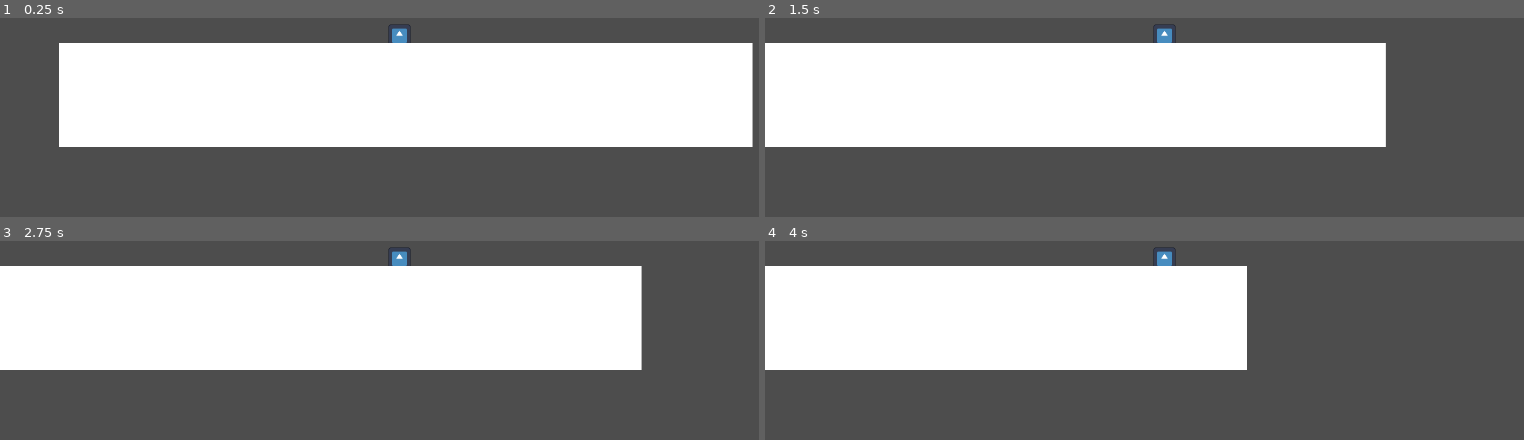
Above: before the commit, frames 1-4 (two rows, left to right).
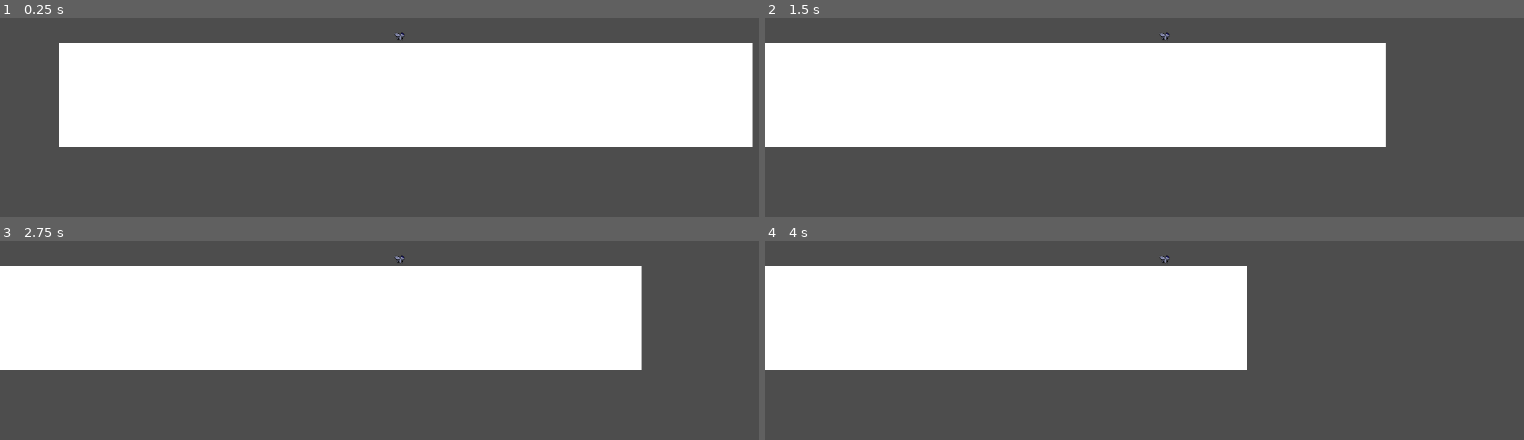
Above: after the commit, the same moments.

Repository: elijahzins/2DPlatfomer
Game: Godot game, scene res://player.tscn
The game is run twice, just before and just after one commit, with the same random seed, the same clock (stepped at 60 frames per second) and the same inputs. The engine's default icon, where the game draws it, is replaced by a stand-in: a white triangle on a blue panel in a dark square.
Inputs:
- Up to frame 1 (0.25 s): no input
- Up to frame 2 (1.5 s): tap Enter (ui_accept) at 0.5, 0.77 s; hold Right (ui_right) from 0.53 s (still down)
- Up to frame 3 (2.75 s): tap Enter (ui_accept) at 1.52 s; release Right (ui_right) at 2.03 s; hold Left (ui_left) from 2.03 s (still down)
- Up to frame 4 (4 s): release Left (ui_left) at 2.78 s; hold Right (ui_right) from 2.78 s (still down); tap Enter (ui_accept) at 3.02, 3.77 s

The runs differ from the first frame. In frame 1, 0.2% of the frame differs, in the area x 51-55%, y 3-13%; in frame 2, 0.2%; in frame 3, 0.2%; in frame 4, 0.2%.

Commit message:
Added Spike images and replaced default sprite

Diff:
--- a/player.tscn
+++ b/player.tscn
@@ -1,7 +1,7 @@
-[gd_scene format=3 uid="uid://e5oxlal1bvqy"]
+[gd_scene load_steps=6 format=3 uid="uid://e5oxlal1bvqy"]
 
 [ext_resource type="Script" uid="uid://c2nut0qvfe1uf" path="res://player_1.gd" id="1_onrkg"]
-[ext_resource type="Texture2D" uid="uid://c3a4skjpca0q3" path="res://icon.svg" id="2_i3pqv"]
+[ext_resource type="Texture2D" uid="uid://bus201ygnlcqi" path="res://spike/spikeStand.png" id="2_onrkg"]
 
 [sub_resource type="RectangleShape2D" id="RectangleShape2D_vonw3"]
 
@@ -11,27 +11,27 @@
 [sub_resource type="RectangleShape2D" id="RectangleShape2D_i3pqv"]
 size = Vector2(1003.5, 150)
 
-[node name="level" type="Node2D" unique_id=1188080607]
+[node name="level" type="Node2D"]
 
-[node name="player1" type="CharacterBody2D" parent="." unique_id=284845683]
+[node name="player1" type="CharacterBody2D" parent="."]
 disable_mode = 2
 script = ExtResource("1_onrkg")
 
-[node name="Sprite2D" type="Sprite2D" parent="player1" unique_id=1331885877]
+[node name="Sprite2D" type="Sprite2D" parent="player1"]
 scale = Vector2(0.25, 0.25)
-texture = ExtResource("2_i3pqv")
+texture = ExtResource("2_onrkg")
 
-[node name="CollisionShape2D" type="CollisionShape2D" parent="player1" unique_id=1848579389]
+[node name="CollisionShape2D" type="CollisionShape2D" parent="player1"]
 shape = SubResource("RectangleShape2D_vonw3")
 
-[node name="Camera2D" type="Camera2D" parent="player1" unique_id=1601095657]
+[node name="Camera2D" type="Camera2D" parent="player1"]
 
-[node name="platform" type="StaticBody2D" parent="." unique_id=1460874913]
+[node name="platform" type="StaticBody2D" parent="."]
 
-[node name="MeshInstance2D" type="MeshInstance2D" parent="platform" unique_id=1178140453]
+[node name="MeshInstance2D" type="MeshInstance2D" parent="platform"]
 position = Vector2(9, 107)
 mesh = SubResource("QuadMesh_onrkg")
 
-[node name="CollisionShape2D" type="CollisionShape2D" parent="platform" unique_id=287676391]
+[node name="CollisionShape2D" type="CollisionShape2D" parent="platform"]
 position = Vector2(11.25, 106)
 shape = SubResource("RectangleShape2D_i3pqv")
--- a/project.godot
+++ b/project.godot
@@ -16,5 +16,5 @@
 
 config/name="2dPlatformer"
 run/main_scene="res://player.tscn"
-config/features=PackedStringArray("4.6", "Forward Plus")
+config/features=PackedStringArray("4.5", "Forward Plus")
 config/icon="res://icon.svg"
Binary file added: spike/spikeProfile.png
Not shown, added: spike/spikeProfile.png.import
Binary file added: spike/spikeStand.png
Not shown, added: spike/spikeStand.png.import
Binary file added: spike/spikeWalk1.png
Not shown, added: spike/spikeWalk1.png.import
Binary file added: spike/spikeWalk2.png
Not shown, added: spike/spikeWalk2.png.import
